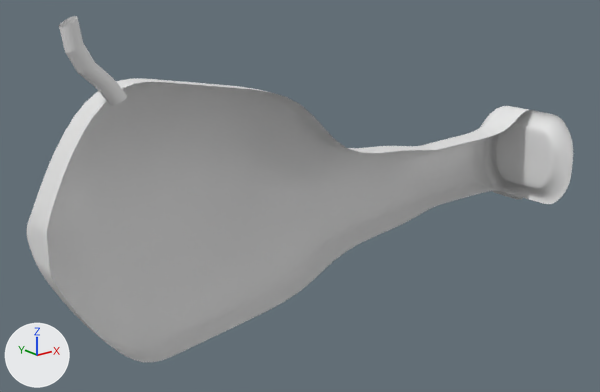
One commit to the FBX model Assets/Artists/Andrea/Models/CanonBossOctopus.fbx: the scene before it, then after it.
Rendered twice from a 50 mm camera at (-1.77, -2.22, 1.28) aimed at (0.05, 0.06, 0.37). Lighting does not change. The marker at lower left points along +X, +Y and +Z. Where no turn or scale is listed for an object, it has been applied to the vertices.

The first picture shows 'CanonBossOctopus'.
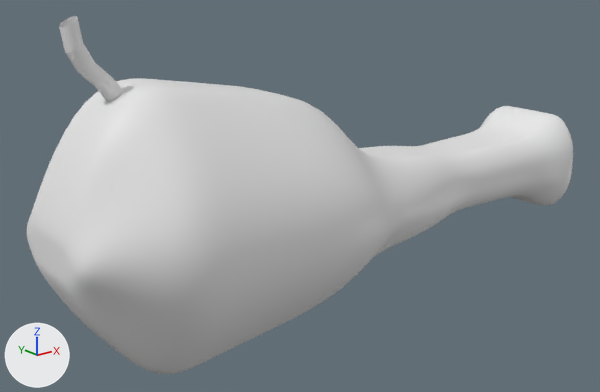
The newer file is also turned or shifted as a whole; pictures and numbers use the older file's frame.

Pixel boxes (x1, y1, x2, y2) of what changed, in the pictures (600 x 392 px):
'CanonBossOctopus', reshaped
    before: (27, 16, 573, 363)
    after: (27, 16, 573, 374)
part 1 of me_cylinder_019, added
    after: (47, 82, 573, 374)

Diff of the bpy script that builds the scene:
```diff
--- a/Assets/Artists/Andrea/Models/CanonBossOctopus.fbx.py
+++ b/Assets/Artists/Andrea/Models/CanonBossOctopus.fbx.py
@@ me_cylinder_019 @@
 # used by ob_canonbossoctopus; location = (0.0, 0.0, 0.0)
-me_cylinder_019.from_pydata(...)  # 2311 vertices, 2208 faces; spans x -0.93..1.33, y -0.24..0.4, z -0.07..1.07
+me_cylinder_019.from_pydata(...)  # 3682 vertices, 3648 faces; spans x -0.93..1.33, y -0.4..0.4, z -0.07..1.07
+# me_cylinder_019 part 1: 1371 vertices added at x -0.93..1.31, y -0.4..-0.03, z -0.07..0.86
```
